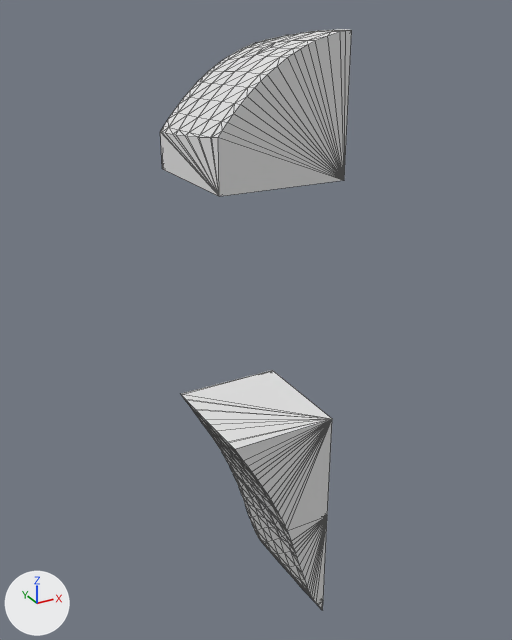
What one commit did to the glTF model assets/terrain/surface_pieces/surf_1_33.glb.
Both versions are drawn from a 50 mm lens placed at (-115.07, -80.8, -24.33), pointed at (-101.96, -56.97, -36.24). The lights are fixed; the arrows at lower left show +X, +Y and +Z. The older version comes first. Mesh edges are drawn as thin lines on the coarser meshes. Where no turn or scale is listed for an object, it has been applied to the vertices.

The older version as bpy lines, for what is in view:
```python
me_layer_1 = bpy.data.meshes.new('layer_1')
me_layer_1.from_pydata(...)  # 113 vertices, 222 faces; spans x -105.0..-100.0, y -60.0..-55.0, z -30.0..-25.0
me_layer_4 = bpy.data.meshes.new('layer_4')
me_layer_4.from_pydata(...)  # 96 vertices, 188 faces; spans x -104.71..-100.0, y -60.0..-55.0, z -45.0..-40.0
me_layer_5 = bpy.data.meshes.new('layer_5')
me_layer_5.from_pydata(...)  # 92 vertices, 180 faces; spans x -102.22..-100.0, y -60.0..-55.0, z -50.0..-45.0
ob_layer_1 = bpy.data.objects.new('layer_1', me_layer_1)
ob_layer_1.location = (0.0, 0.0, 0.0)
ob_layer_4 = bpy.data.objects.new('layer_4', me_layer_4)
ob_layer_4.location = (0.0, 0.0, 0.0)
ob_layer_5 = bpy.data.objects.new('layer_5', me_layer_5)
ob_layer_5.location = (0.0, 0.0, 0.0)
```
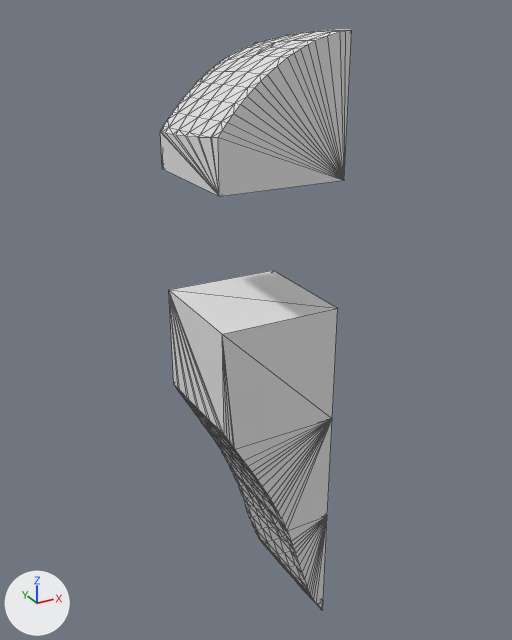
What differs and where, as boxes (x1, y1, x2, y2) in the pictures (512 x 640 px):
'layer_3', added: after (169, 270, 338, 449)

The change, as a diff of the scene's bpy script:
```diff
--- a/assets/terrain/surface_pieces/surf_1_33.glb.py
+++ b/assets/terrain/surface_pieces/surf_1_33.glb.py
@@ me_layer_3 @@
+me_layer_3.from_pydata(...)  # 43 vertices, 82 faces; spans x -105.0..-100.0, y -60.0..-55.0, z -40.0..-35.0
@@ ob_layer_3 @@
+ob_layer_3 = bpy.data.objects.new('layer_3', me_layer_3)
+ob_layer_3.location = (0.0, 0.0, 0.0)
```
